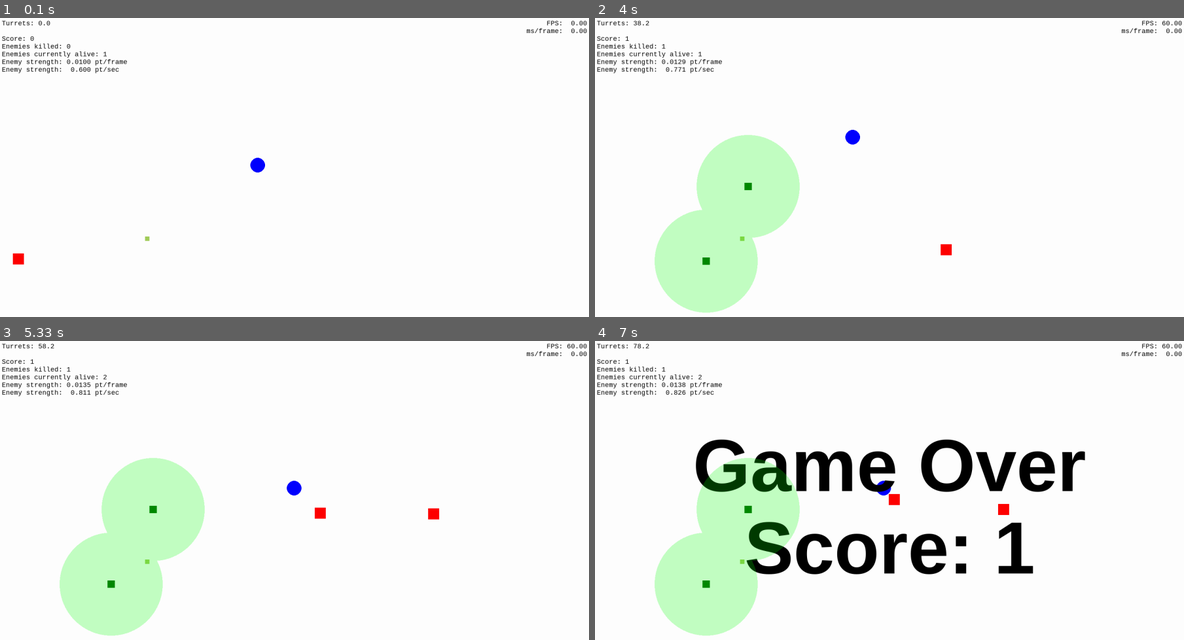
Above: before the commit, frames 1-4 (two rows, left to right).
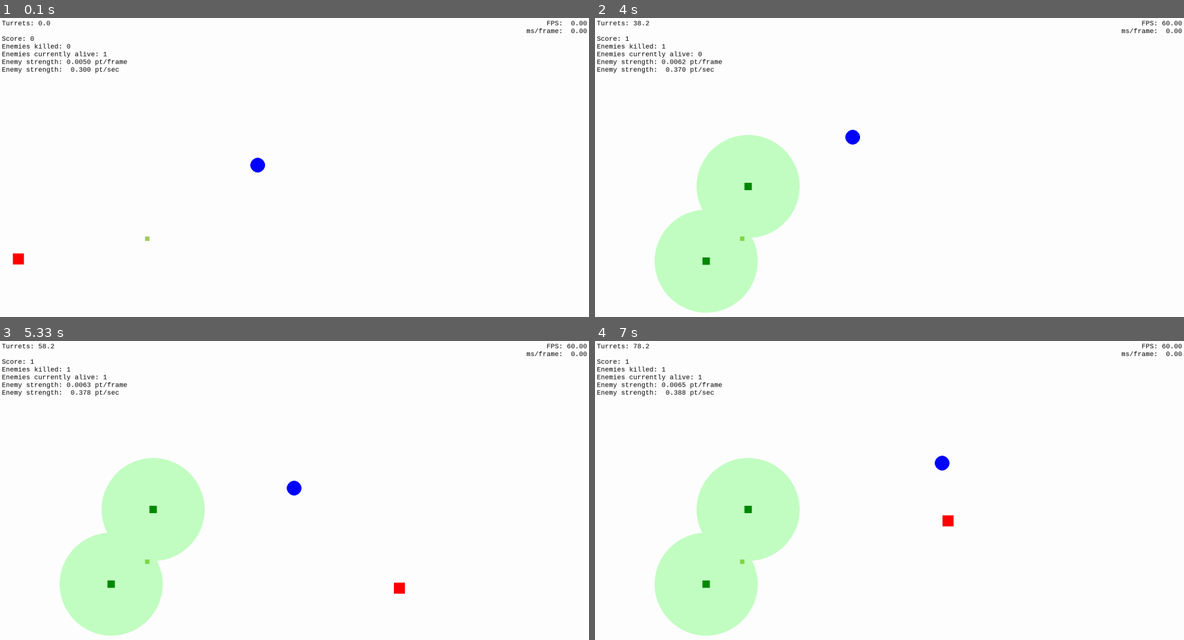
Above: after the commit, the same moments.

Repository: MarcellPerger1/game_with_pygame
Game: pygame game, started from main.py
Same seed, same stepped clock (60 frames per second), same inputs: the game is played once before the commit and once after it.
Inputs (mouse positions are in pixels of both pictures, inside the frame that each line leads up to):
- Up to frame 1 (0.1 s): no input
- Up to frame 2 (4 s): hold Right 0.33-0.8 s; hold Up 0.83-1.13 s; hold Right 1.17-1.63 s; hold Left 1.67-2.2 s; tap T at 1.82, 3.05 s; click (748, 185) at 2.28 s; hold Down 2.57-2.87 s; hold Left 2.9-3.3 s; click (706, 260) at 3.38 s; hold Up from 3.67 s (still down)
- Up to frame 3 (5.33 s): release Up at 4.03 s; hold Right 4.07-4.7 s; tap T at 4.22 s; hold Down 4.73-5.1 s; hold Left from 5.13 s (still down)
- Up to frame 4 (7 s): release Left at 5.6 s; hold Right 5.63-6.1 s; tap T at 5.78 s; hold Up 6.13-6.43 s; hold Right 6.47-6.93 s; hold Left from 6.97 s (still down)

The runs differ from the first frame. In frame 1, less than 0.1% of the frame differs, in the area x 13-15%, y 13-18%; in frame 2, 0.1%; in frame 3, 0.3%; in frame 4, 8.4%, in the area x 13-84%, y 11-79%.

Commit message:
fix: tweak enemy spawning

Diff:
--- a/enemy_spawn_mgr.py
+++ b/enemy_spawn_mgr.py
@@ -1,5 +1,6 @@
 from __future__ import annotations
 
+import math
 import random
 from typing import TYPE_CHECKING
 
@@ -21,7 +22,7 @@
 class EnemySpawnMgr2(UsesGame):
     next_enemy_health: int
 
-    def __init__(self, game: HasGame, strength=0.01, enabled=False, start_points=0.0):
+    def __init__(self, game: HasGame, strength=0.005, enabled=False, start_points=0.0):
         super().__init__(game)
         self.points = start_points
         self.strength = strength
@@ -38,11 +39,10 @@
             self.enabled = True
 
     def decide_next_enemy(self):
-        desired_wait_time = 60  # ticks
-        health_after_wait_time = desired_wait_time * self.strength
-        if health_after_wait_time <= 1.0:
-            health_after_wait_time = 1.0
-        health = random.triangular(1, health_after_wait_time * 2)
+        target_health = math.sqrt(self.strength*40)
+        health = random.uniform(1, target_health * 2)
+        self.game.log.debug(f"Next enemy has {health=:.2f} "
+                            f"~ uniform(1, {target_health * 2:.2f})")
         self.next_enemy_health = round(health)
 
     def on_tick(self):
@@ -50,14 +50,14 @@
         if not self.enabled:
             return
         self.points += self.strength
-        self.strength += 0.0005 / 60
+        self.strength += 0.0001 / 60
         while self.points >= self.next_enemy_health:
             self.spawn_enemy()
 
     def on_kill_enemy(self, enemy: EnemyWithHealth):
         if not self.enabled:
             return
-        self.strength += enemy.max_hp * 0.002
+        self.strength += 0.0006 + enemy.max_hp * 0.0004
 
     def spawn_enemy(self):
         angle = random.uniform(0, 360)
@@ -67,6 +67,7 @@
         at += Vec2(self.player.pos)
         health = self.next_enemy_health
         EnemyWithHealth(self, at, health)
+        self.game.log.info(f"Spawned enemy with {health=}")
         self.points -= health
         self.decide_next_enemy()
 
